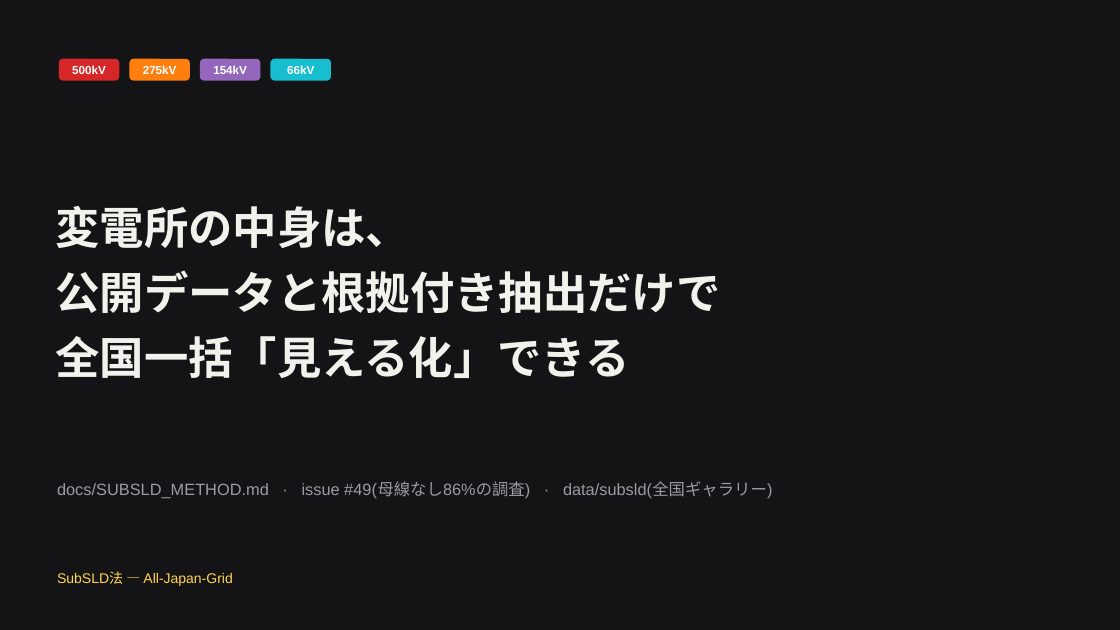
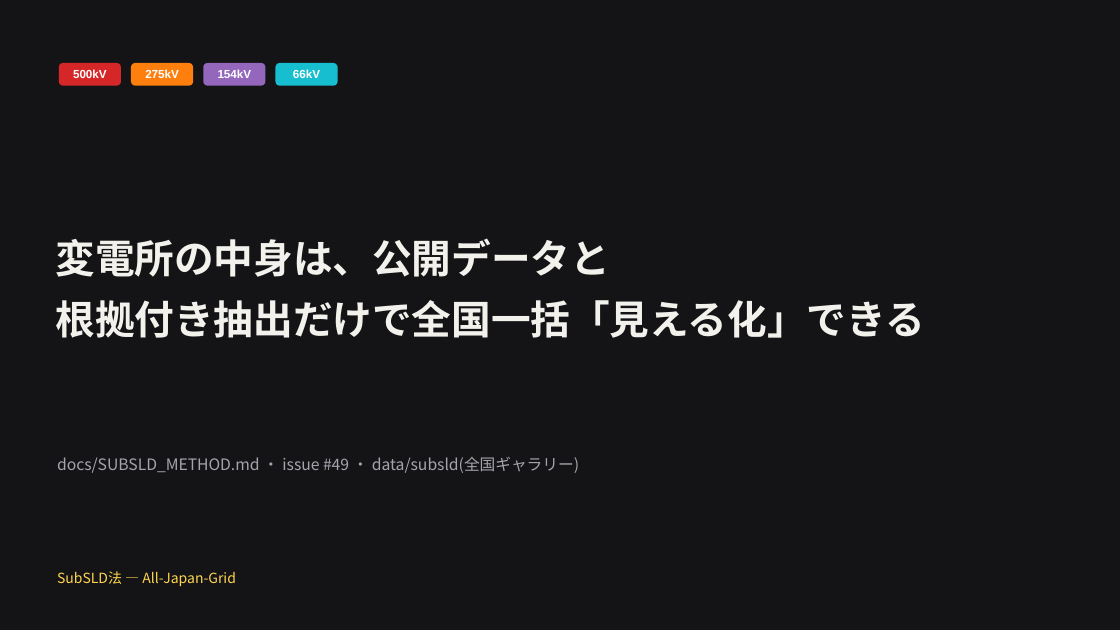
Before and after one commit to lutelute/All-Japan-Grid, a slide deck: slide 10 of docs/slides/subsld/SubSLD法_実証ペア図法.pptx. Drawn at 1120x630 pixels with LibreOffice and Linux fonts; fonts in the diff are those of the drawing; background and template pictures are left out. Boxes give left, top, right and bottom in pixels: in the first picture for what was removed or moved away, otherwise in the second. Text is boxed around its words. In the diff, an @@ line names an element or a change of style, - is before the commit and + after.

```diff
--- a/docs/slides/subsld/SubSLD法_実証ペア図法.pptx
+++ b/docs/slides/subsld/SubSLD法_実証ペア図法.pptx
@@ rounded rectangle "500kV": place and size @@
-rounded rectangle "500kV" at bbox=[59, 59, 119, 81]
+rounded rectangle "500kV" at bbox=[59, 63, 121, 86]
@@ rounded rectangle "275kV": place and size @@
-rounded rectangle "275kV" at bbox=[129, 59, 190, 81]
+rounded rectangle "275kV" at bbox=[131, 63, 193, 86]
@@ rounded rectangle "154kV": place and size @@
-rounded rectangle "154kV" at bbox=[200, 59, 260, 81]
+rounded rectangle "154kV" at bbox=[203, 63, 266, 86]
@@ proportions changed in 4 elements at bbox=[59, 63, 121, 86], bbox=[131, 63, 193, 86], bbox=[203, 63, 266, 86], bbox=[276, 63, 338, 86] @@
@@ rounded rectangle "66kV": place and size @@
-rounded rectangle "66kV" at bbox=[271, 59, 331, 81]
+rounded rectangle "66kV" at bbox=[276, 63, 338, 86]
@@ text at bbox=[55, 238, 925, 338]: text changed; size 38 to 34 pt; font Arial to Noto Sans CJK JP @@
-変電所の中身は、
-公開データと根拠付き抽出だけで
-全国一括「見える化」できる
+変電所の中身は、公開データと
+根拠付き抽出だけで全国一括「見える化」できる
@@ text at bbox=[57, 457, 579, 473]: text changed; size 14 to 13.5 pt; font Arial to Noto Sans CJK JP; text colour #9C9AA3 to #A5A3AC @@
-docs/SUBSLD_METHOD.md · issue #49(母線なし86%の調査) · data/subsld(全国ギャラリー)
+docs/SUBSLD_METHOD.md ・ issue #49 ・ data/subsld(全国ギャラリー)
@@ text "SubSLD法 — All-Japan-Grid" at bbox=[57, 571, 236, 587]: font Arial to Noto Sans CJK JP @@
```
Also in this commit, not shown: 6 other slides changed, 3 slides added, 3 slides removed, 7 other files.
